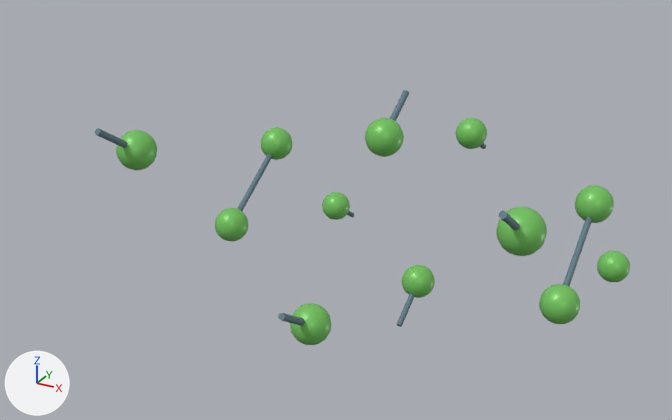
Renders of the glTF model ChemDex/assets/periodic-table/crystals/chat-solid-chlorine.glb from each side of a commit.
The view is the same before and after, from a camera (50 mm lens) standing at (6.29, -13.89, 6.76) and looking at (-1.06, -0.54, 0.08). The axes (+X, +Y, +Z) are drawn at lower left. The lights are the same throughout. The older version comes first.

Objects in the first picture: 'Cl · Cl · 1', 'Cl · Cl · 1.001', 'Cl · Cl · 1.002', 'Cl · Cl · 1.003', 'Cl · Cl · 1.004', 'Cl · Cl · 1.005', 'Cl · Cl · 1.006', 'Cl · Cl · 1.007', 'Cl · Cl · 1.008', 'Cl · Cl · 1.009', 'Cl · Cl · 1.010', 'Cl · Cl · 1.011', 'Mesh_1', 'Mesh_1.005', 'Mesh_1.006', 'Mesh_1.007', 'Mesh_1.009' and 3 more.
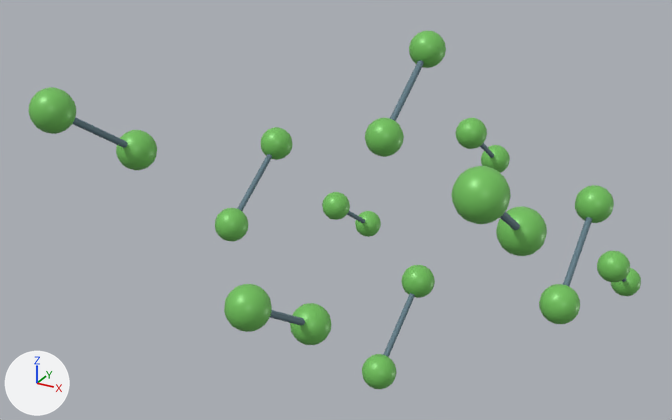
Location of each change, (x1, y1, x2, y2) in pixels of the pictures (672 x 420 px):
```json
{"object": "Cl · Cl · 1.018", "change": "added", "after": [452, 166, 511, 224], "on screen": "green"}
{"object": "Cl · Cl · 1.019", "change": "added", "after": [224, 284, 272, 332], "on screen": "green"}
{"object": "Cl · Cl · 1.017", "change": "added", "after": [29, 87, 76, 134], "on screen": "green"}
{"object": "Cl · Cl · 1.015", "change": "added", "after": [409, 31, 446, 68], "on screen": "green"}
{"object": "Cl · Cl · 1.016", "change": "added", "after": [362, 354, 397, 389], "on screen": "green"}
{"object": "Mesh_1.007", "change": "moved, turned", "before": [563, 217, 592, 286], "after": [73, 117, 128, 148]}
{"object": "Mesh_1.006", "change": "moved", "before": [237, 154, 272, 211], "after": [383, 293, 415, 357]}
{"object": "Mesh_1.005", "change": "moved, turned, rescaled", "before": [278, 313, 305, 325], "after": [390, 60, 424, 121]}
{"object": "Cl · Cl · 1.014", "change": "added", "after": [481, 145, 510, 173], "on screen": "green"}
{"object": "Cl · Cl · 1.013", "change": "added", "after": [611, 268, 641, 296], "on screen": "green"}
{"object": "Cl · Cl · 1.012", "change": "added", "after": [355, 211, 381, 237], "on screen": "green"}
{"object": "Mesh_1.009", "change": "moved, turned, rescaled", "before": [390, 90, 409, 121], "after": [270, 310, 305, 325]}
{"object": "Mesh_1", "change": "moved, rescaled", "before": [347, 211, 355, 217], "after": [347, 211, 365, 223]}
{"object": "Mesh_1.002", "change": "moved, rescaled", "after": [480, 143, 494, 158], "on screen": "not visible before"}
```

Edits to the scene script, one JSON object a line:
```json
{"op": "set", "path": "ob_mesh_1.location", "old": "(0.0, -0.411, 0.276)", "new": "(0.0, 0.0, 0.0)"}
{"op": "set", "path": "ob_mesh_1.scale", "old": "(0.055, 0.055, 0.99)", "new": "(0.055, 0.055, 1.98)"}
{"op": "set", "path": "ob_mesh_1_002.location", "old": "(6.293, -0.411, 0.276)", "new": "(3.146, 0.0, 2.268)"}
{"op": "set", "path": "ob_mesh_1_002.scale", "old": "(0.055, 0.055, 0.99)", "new": "(0.055, 0.055, 1.98)"}
{"op": "set", "path": "ob_mesh_1_005.location", "old": "(3.146, -7.751, 1.992)", "new": "(3.146, -4.081, 4.536)"}
{"op": "set", "path": "ob_mesh_1_005.rotation_euler", "old": "(-2.163, 0.0, 0.0)", "new": "(-0.978, 0.0, 0.0)", "note": "degrees (-124, 0, 0) -> degrees (-56, 0, 0)"}
{"op": "set", "path": "ob_mesh_1_005.scale", "old": "(0.055, 0.055, 0.99)", "new": "(0.055, 0.055, 1.98)"}
{"op": "set", "path": "ob_mesh_1_006.location", "old": "(0.0, -4.081, 2.268)", "new": "(3.146, -4.081, 0.0)"}
{"op": "set", "path": "ob_mesh_1_007.location", "old": "(6.293, -4.081, 2.268)", "new": "(0.0, -8.162, 4.536)"}
{"op": "set", "path": "ob_mesh_1_007.rotation_euler", "old": "(-0.978, 0.0, 0.0)", "new": "(0.978, 0.0, 0.0)", "note": "degrees (-56, 0, 0) -> degrees (56, 0, 0)"}
{"op": "set", "path": "ob_mesh_1_009.location", "old": "(3.146, -4.491, 4.26)", "new": "(3.146, -8.162, 2.268)"}
{"op": "set", "path": "ob_mesh_1_009.rotation_euler", "old": "(-0.978, 0.0, 0.0)", "new": "(0.978, 0.0, 0.0)", "note": "degrees (-56, 0, 0) -> degrees (56, 0, 0)"}
{"op": "set", "path": "ob_mesh_1_009.scale", "old": "(0.055, 0.055, 0.99)", "new": "(0.055, 0.055, 1.98)"}
{"op": "add", "block": "ob_cl___cl___1_019", "code": ["ob_cl___cl___1_019 = bpy.data.objects.new('Cl · Cl · 1.019', me_mesh_0)", "ob_cl___cl___1_019.parent = ob_chlorine_rắn___160_k", "ob_cl___cl___1_019.location = (3.146, -8.983, 2.821)"]}
{"op": "add", "block": "ob_cl___cl___1_018", "code": ["ob_cl___cl___1_018 = bpy.data.objects.new('Cl · Cl · 1.018', me_mesh_0)", "ob_cl___cl___1_018.parent = ob_chlorine_rắn___160_k", "ob_cl___cl___1_018.location = (6.293, -8.983, 5.089)"]}
{"op": "add", "block": "ob_cl___cl___1_017", "code": ["ob_cl___cl___1_017 = bpy.data.objects.new('Cl · Cl · 1.017', me_mesh_0)", "ob_cl___cl___1_017.parent = ob_chlorine_rắn___160_k", "ob_cl___cl___1_017.location = (0.0, -8.983, 5.089)"]}
{"op": "add", "block": "ob_cl___cl___1_016", "code": ["ob_cl___cl___1_016 = bpy.data.objects.new('Cl · Cl · 1.016', me_mesh_0)", "ob_cl___cl___1_016.parent = ob_chlorine_rắn___160_k", "ob_cl___cl___1_016.location = (3.146, -4.902, -0.553)"]}
{"op": "add", "block": "ob_cl___cl___1_015", "code": ["ob_cl___cl___1_015 = bpy.data.objects.new('Cl · Cl · 1.015', me_mesh_0)", "ob_cl___cl___1_015.parent = ob_chlorine_rắn___160_k", "ob_cl___cl___1_015.location = (3.146, -3.26, 5.089)"]}
{"op": "add", "block": "ob_cl___cl___1_014", "code": ["ob_cl___cl___1_014 = bpy.data.objects.new('Cl · Cl · 1.014', me_mesh_0)", "ob_cl___cl___1_014.parent = ob_chlorine_rắn___160_k", "ob_cl___cl___1_014.location = (3.146, 0.821, 1.715)"]}
{"op": "add", "block": "ob_cl___cl___1_013", "code": ["ob_cl___cl___1_013 = bpy.data.objects.new('Cl · Cl · 1.013', me_mesh_0)", "ob_cl___cl___1_013.parent = ob_chlorine_rắn___160_k", "ob_cl___cl___1_013.location = (6.293, 0.821, -0.553)"]}
{"op": "add", "block": "ob_cl___cl___1_012", "code": ["ob_cl___cl___1_012 = bpy.data.objects.new('Cl · Cl · 1.012', me_mesh_0)", "ob_cl___cl___1_012.parent = ob_chlorine_rắn___160_k", "ob_cl___cl___1_012.location = (0.0, 0.821, -0.553)"]}
```
